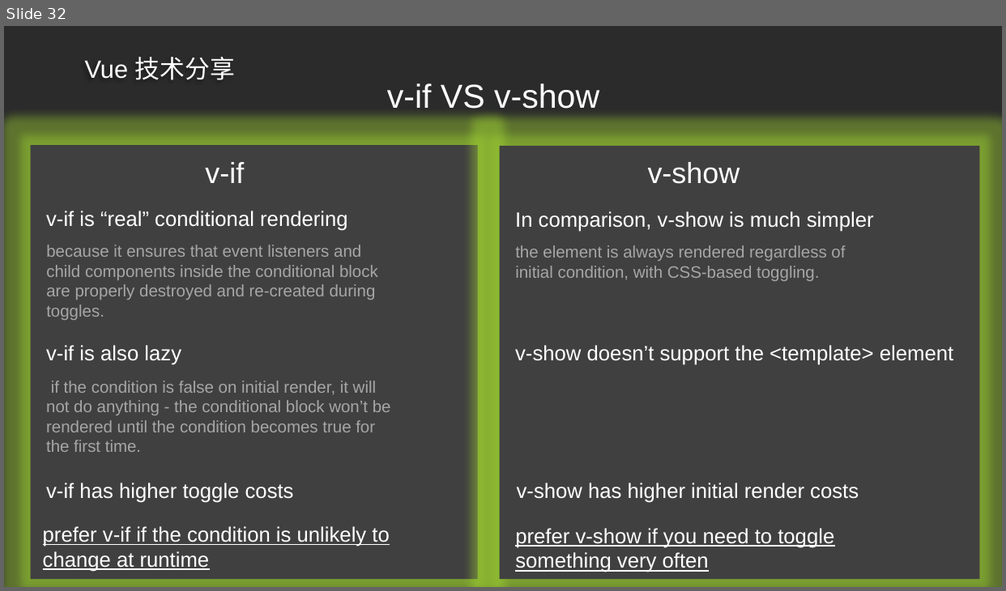
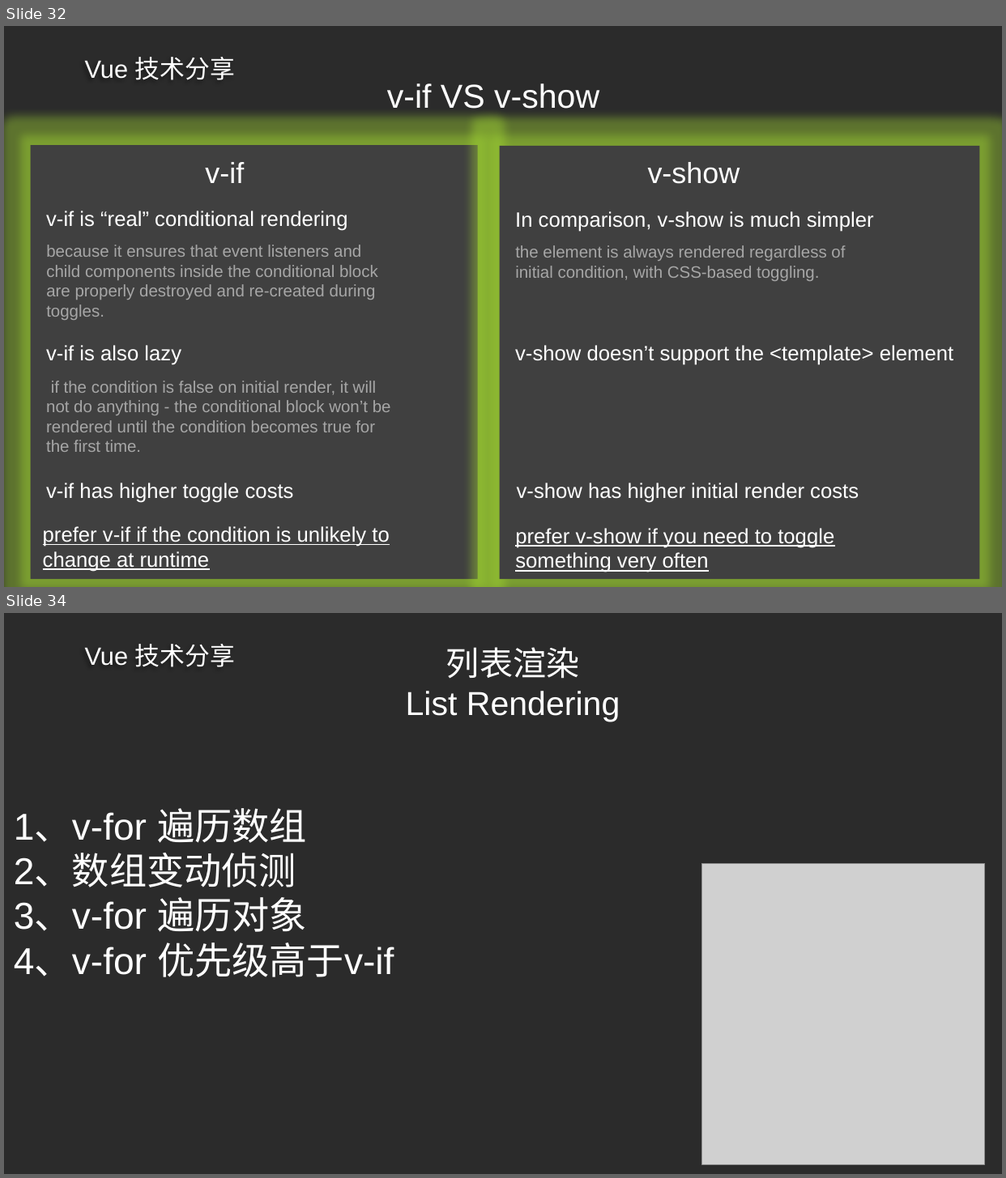
Before and after one commit to ldjdd/traing-library, a slide deck: vue/成稿.pptx. Shown one above the other, each under a label of ours: slide 32 before the commit, slides 32 and 34 after it; the slides between them are not shown. The pictures are 1006x591 and 1006x1178 pixels, drawn with LibreOffice and Linux fonts; fonts in the diff are those of the drawing; grey boxes stand for pictures; background and template pictures are left out; a plain dark background stands for a picture behind light text. Boxes give left, top, right and bottom in pixels: in the first picture for what was removed or moved away, otherwise in the second. Text is boxed around its words. In the diff, an @@ line names an element or a change of style, - is before the commit and + after.

```diff
--- a/vue/成稿.pptx
+++ b/vue/成稿.pptx
@@ slide 34 added at (x1=4, y1=613, x2=1002, y2=1174), background picture (left out); not listed: 1 template element that a slide beside it also shows @@
@@ title added at (x1=406, y1=647, x2=620, y2=722), 32 pt, text #FFFFFF @@
+列表渲染
+List Rendering
@@ text added at (x1=14, y1=808, x2=394, y2=977), 36 pt, text #FFFFFF @@
+1、v-for 遍历数组
+2、数组变动侦测
+3、v-for 遍历对象
+4、v-for 优先级高于v-if
@@ picture added at (x1=701, y1=864, x2=985, y2=1165) @@
```
Also in this commit, not shown: 2 other slides added, 12 other files.
